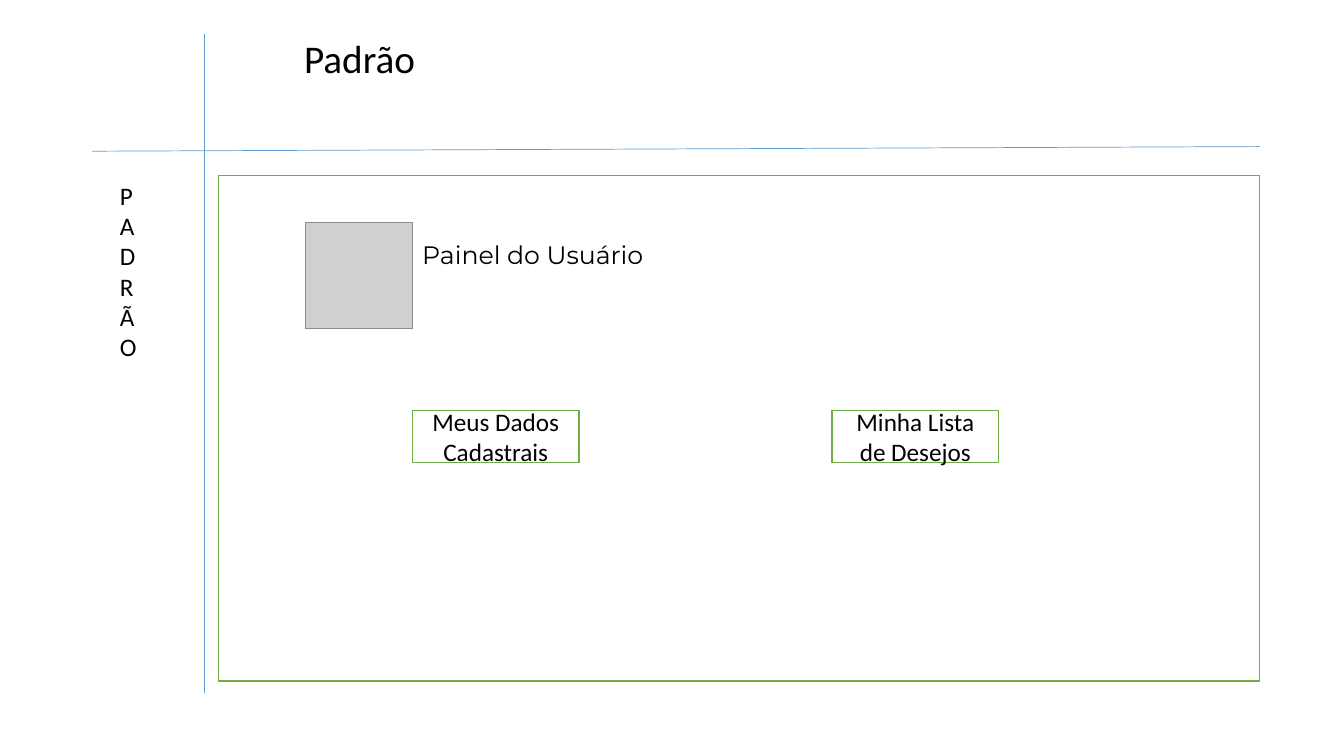
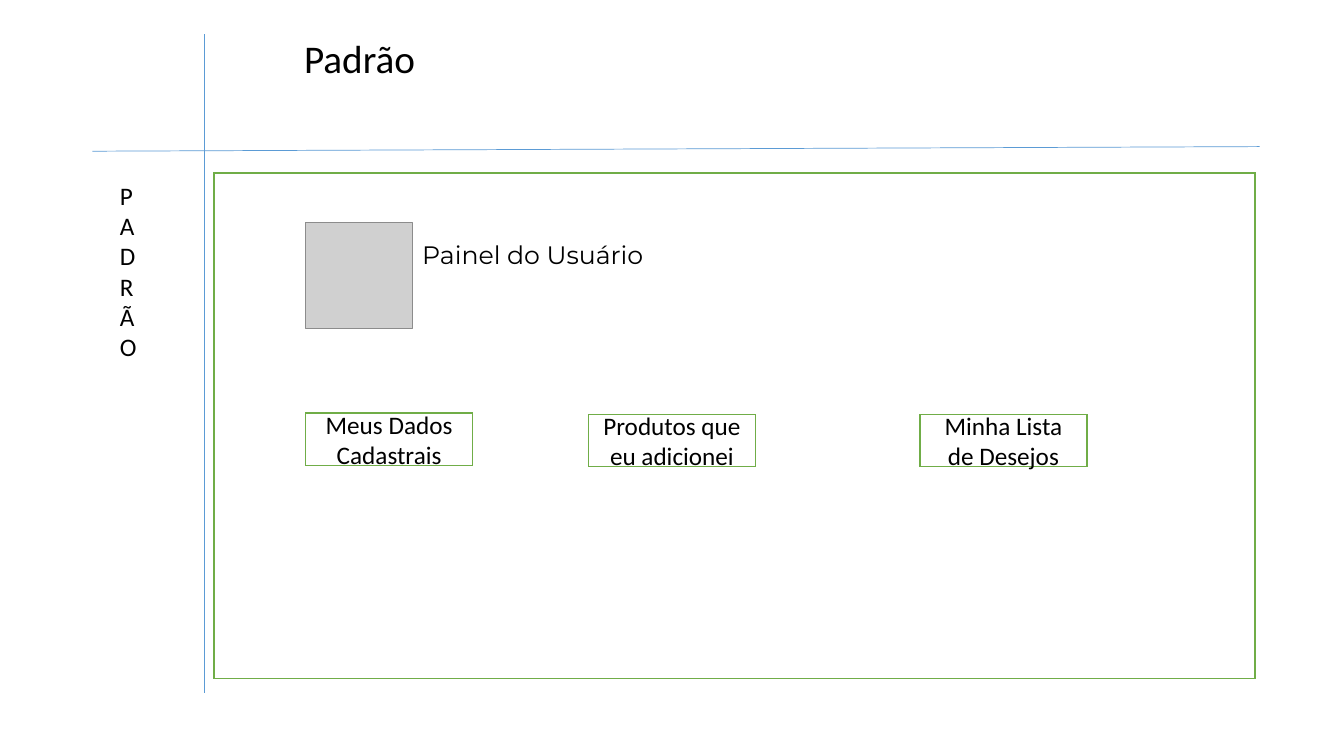
Before and after one commit to jonatasmaxi/Projeto-Tec-WEB, a slide deck: slide 2 of Wireframe do painel de usuário.pptx. Drawn at 1344x756 pixels with LibreOffice and Linux fonts; fonts in the diff are those of the drawing; grey boxes stand for pictures. Boxes give left, top, right and bottom in pixels: in the first picture for what was removed or moved away, otherwise in the second. Text is boxed around its words. In the diff, an @@ line names an element or a change of style, - is before the commit and + after.

Commit message:
Adicionada a página "Produtos que adicionei"

```diff
--- a/Wireframe do painel de usuário.pptx
+++ b/Wireframe do painel de usuário.pptx
@@ rectangle: place and size @@
-rectangle at bbox=[219, 175, 1260, 682]
+rectangle at bbox=[214, 173, 1255, 680]
@@ rectangle "Meus Dados Cadastrais": place and size @@
-rectangle "Meus Dados Cadastrais" at bbox=[412, 410, 580, 463]
+rectangle "Meus Dados Cadastrais" at bbox=[306, 413, 473, 466]
@@ rectangle added at bbox=[589, 414, 756, 467], fill #FFFFFF, outline #70AD47 1 pt, 18 pt, text #000000 @@
+Produtos que eu adicionei
@@ rectangle "Minha Lista de Desejos": place and size @@
-rectangle "Minha Lista de Desejos" at bbox=[832, 410, 999, 463]
+rectangle "Minha Lista de Desejos" at bbox=[921, 414, 1088, 467]
```
Also in this commit, not shown: 1 slide added.
